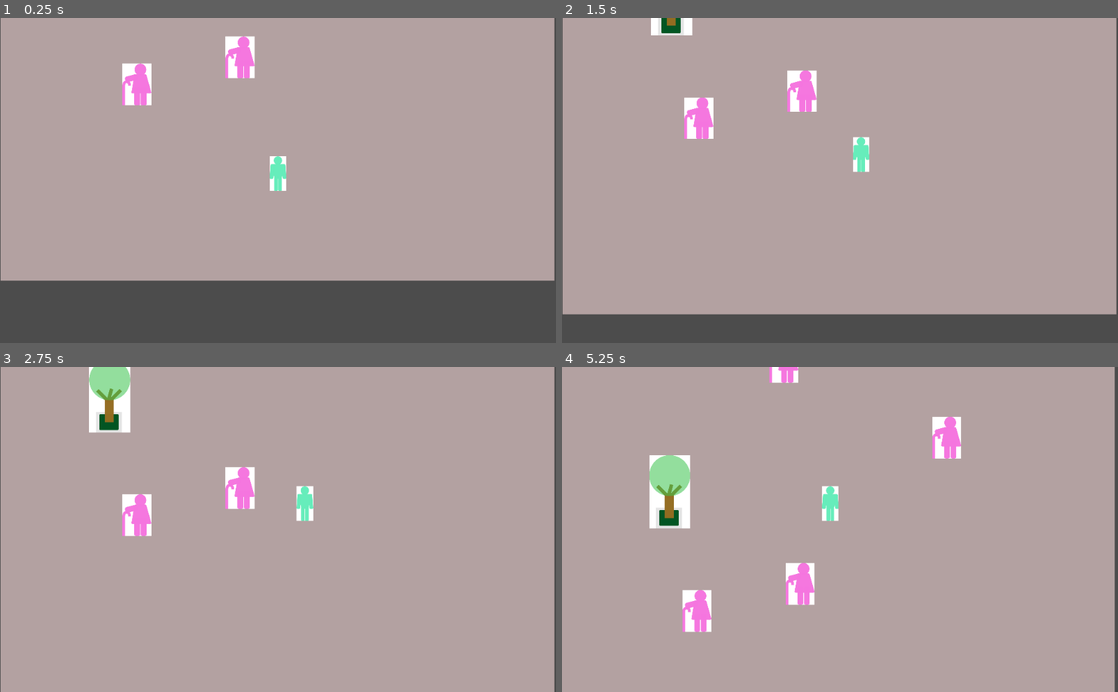
Above: before the commit, frames 1-4 (two rows, left to right).
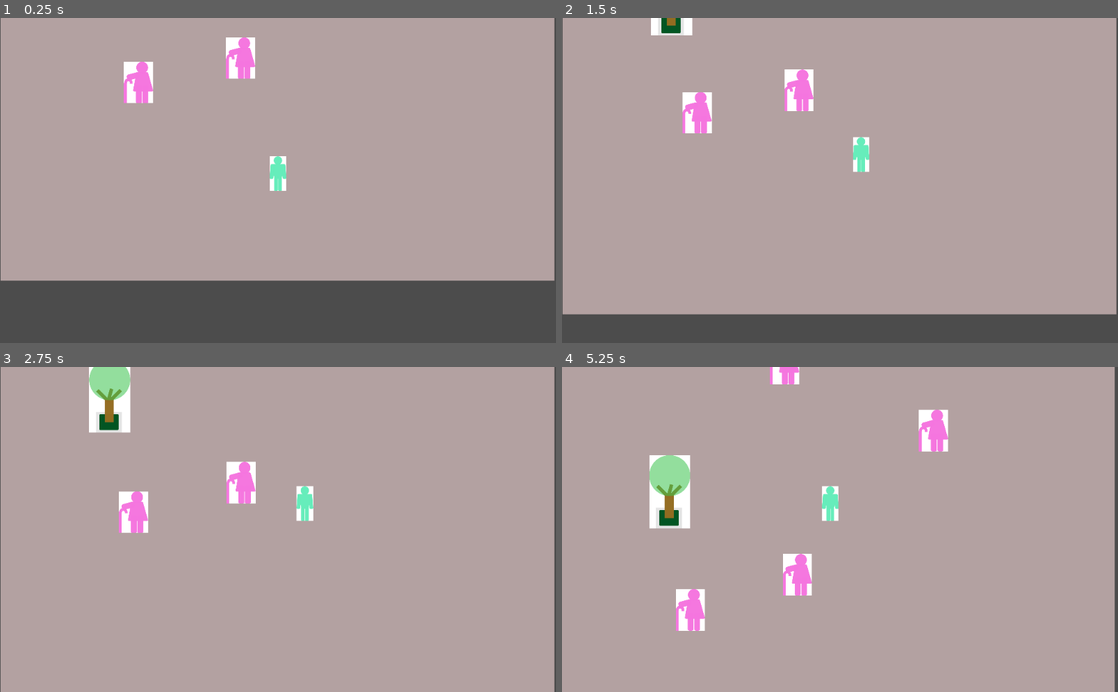
Above: after the commit, the same moments.

Repository: elcutta/XPEdGodot
Game: Godot game, scene res://Juego.tscn
Same seed, same stepped clock (60 frames per second), same inputs: the game is played once before the commit and once after it.
Inputs:
- Up to frame 1 (0.25 s): no input
- Up to frame 2 (1.5 s): hold Right (ui_right) 0.53-1.28 s; hold Left (ui_left) from 1.28 s (still down)
- Up to frame 3 (2.75 s): release Left (ui_left) at 2.03 s; hold Right (ui_right) from 2.03 s (still down)
- Up to frame 4 (5.25 s): release Right (ui_right) at 3.53 s; hold Left (ui_left) from 3.53 s (still down)

The runs differ from the first frame. In frame 1, 0.5% of the frame differs, in the area x 22-46%, y 5-27%; in frame 2, 0.8%; in frame 3, 0.9%; in frame 4, 2.3%, in the area x 20-72%, y 0-82%.

Commit message:
Movimiento errático para la ancianita

Diff:
--- /dev/null
+++ b/ancianita.gd
@@ -0,0 +1,20 @@
+extends KinematicBody2D
+
+# class member variables go here, for example:
+# var a = 2
+# var b = "textvar"
+var VEL_CONSTANTE = 50
+
+func _ready():
+	# Called when the node is added to the scene for the first time.
+	# Initialization here
+	pass
+
+func _physics_process(delta):
+	var movimiento = Vector2()
+	movimiento.x = randi() % 3 - 1
+	movimiento.y = randi() % 3 - 1
+
+	movimiento = movimiento.normalized() * VEL_CONSTANTE
+
+	move_and_slide(movimiento)
--- a/ancianita.tscn
+++ b/ancianita.tscn
@@ -1,6 +1,7 @@
-[gd_scene load_steps=2 format=2]
+[gd_scene load_steps=3 format=2]
 
-[ext_resource path="res://ancianita.png" type="Texture" id=1]
+[ext_resource path="res://ancianita.gd" type="Script" id=1]
+[ext_resource path="res://ancianita.png" type="Texture" id=2]
 
 [node name="Area2D" type="KinematicBody2D" index="0"]
 
@@ -9,12 +10,13 @@
 collision_layer = 1
 collision_mask = 1
 collision/safe_margin = 0.08
+script = ExtResource( 1 )
 _sections_unfolded = [ "Material", "Transform", "Visibility" ]
 
 [node name="Sprite" type="Sprite" parent="." index="0"]
 
 scale = Vector2( 0.25, 0.25 )
-texture = ExtResource( 1 )
+texture = ExtResource( 2 )
 _sections_unfolded = [ "Material", "Offset", "Region", "Transform" ]
 
 [node name="colisionObstaculo" type="CollisionPolygon2D" parent="." index="1"]
